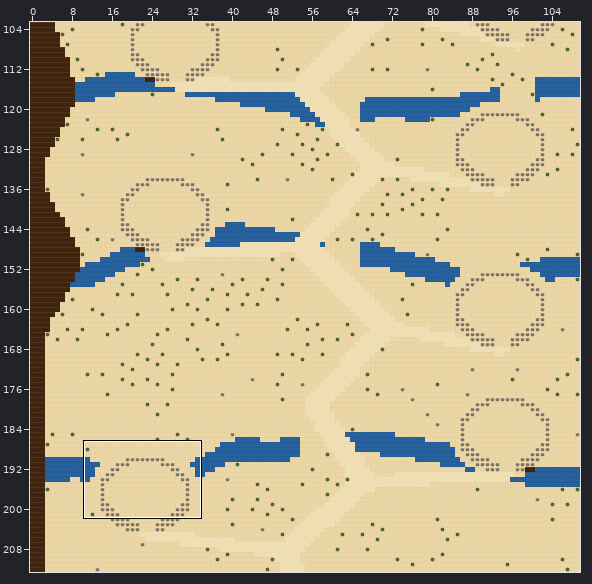
Tiled map (JSON): maps/abyss.tmj. Above, an overview of the earlier version with the close-up marked.
Close-up. The starting point:
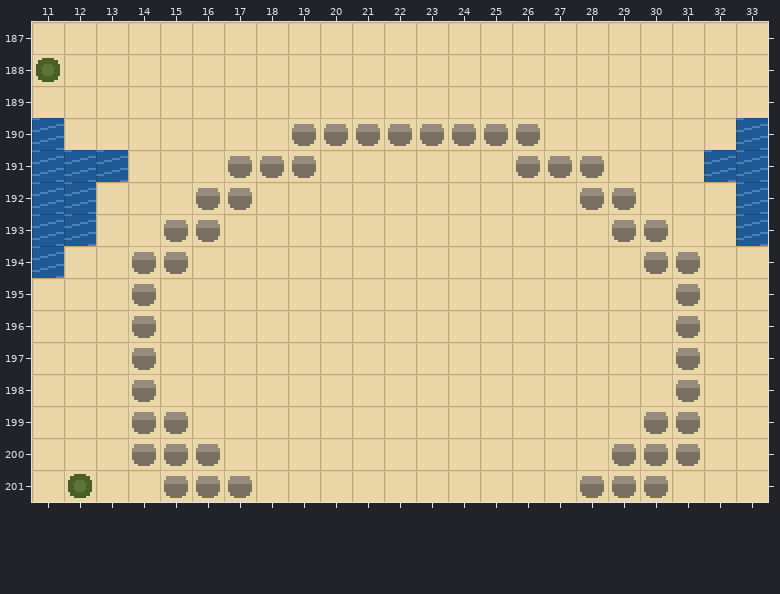
Cells are 16x16 px. Shown: x 11..33, y 187..201.
Once edited:
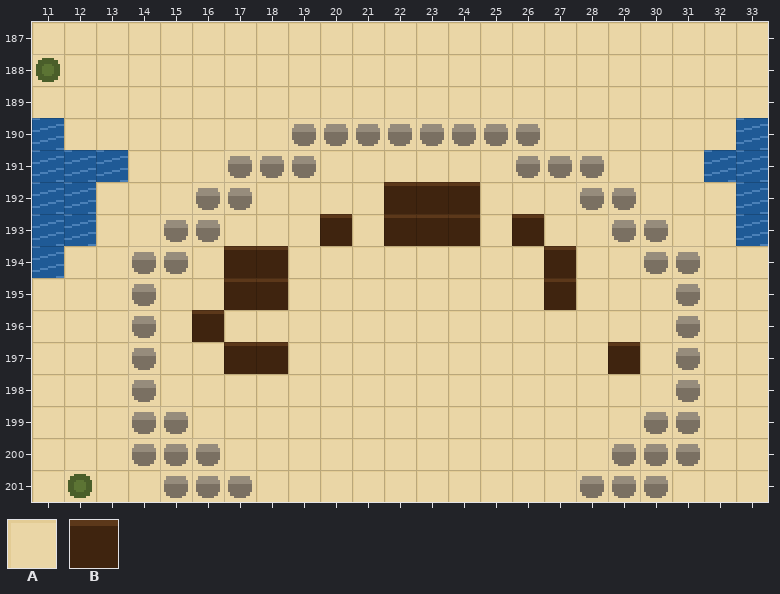
Key: from "draft": A 0, B 1.
_ is an empty cell.
Edits made:
Layer "ground":
Tile B replaces tile A in row 192 at x 22 to 24; in row 193 at x 20, 22 to 24 and 26; in rows 194 to 195 at x 17 to 18 and 27; in row 196 at x 16; in row 197 at x 17 to 18 and 29.
Changed places in both close-ups, as pixel boxes (x1, y1, x2, y2):
changed: (384, 182, 480, 246)
changed: (320, 214, 352, 246)
changed: (512, 214, 576, 310)
changed: (192, 246, 288, 374)
changed: (608, 342, 640, 374)
